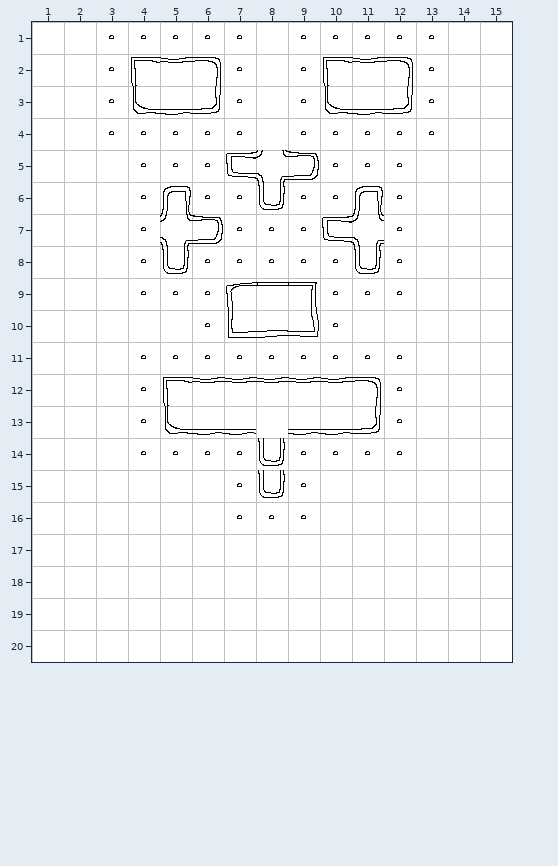
Tiled map: PacMan/Resources/Tilemaps/tilemap.tmx. This is how it looked before the edit.
Cells are 32x32 px. Shown: x 1..15, y 1..20. The old version is drawn lined up with the new one.
Now the later version:
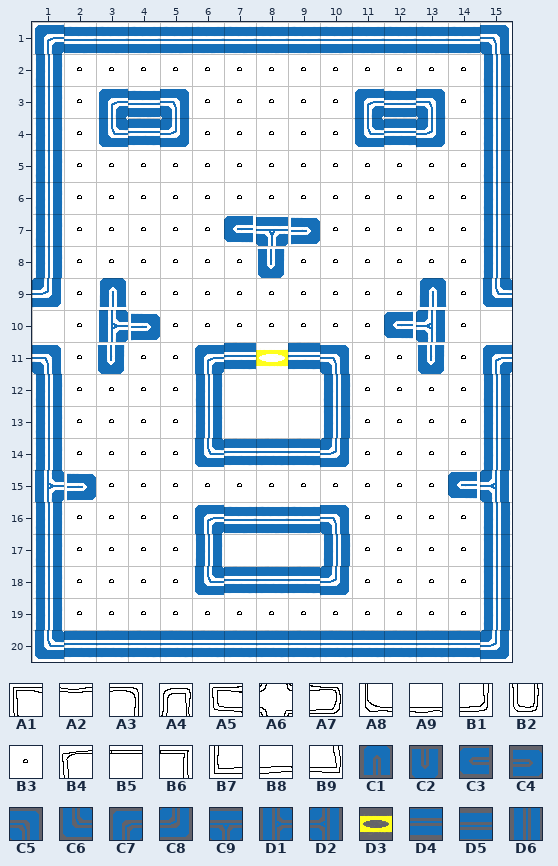
Key: from "MapTiles": A1 0, A2 1, A3 2, A4 4, A5 9, A6 10, A7 11, A8 12, A9 13, B1 14, B2 16, B3 18, B4 27, B5 28, B6 29, B7 33, B8 34, B9 35; from "Pacman": C1 0, C2 0 turned 180, C3 0 turned 270, C4 0 turned 90, C5 1, C6 1 turned 180, C7 1 turned 270, C8 1 turned 90, C9 2, D1 2 turned 270, D2 2 turned 90, D3 4, D4 5, D5 5 turned 180, D6 6.
__ is an empty cell.
From old to new:
map size 15x20 -> 17x22 cells (old content now starts at 1,1; both pictures use the new coordinates)
Layer "Walls":
Tile C1 now appears in row 9 at x 3 and 13.
Tile C2 now appears in row 8 at x 8; in row 11 at x 3 and 13.
Tile C3 now appears in row 7 at x 7; in row 10 at x 12; in row 15 at x 14.
Tile C4 now appears in row 7 at x 9; in row 10 at x 4; in row 15 at x 2.
The author changed tile A9 to tile C5 in row 3 at x 5.
Tile C5 now appears in row 1 at x 15; in row 3 at x 13; in row 11 at x 1 and 10; in row 16 at x 10.
Tile C6 now appears in row 4 at x 3 and 11; in row 9 at x 15; in row 14 at x 6; in row 18 at x 6; in row 20 at x 1.
The author changed tile A9 to tile C7 in row 3 at x 11.
Tile C7 now appears in row 1 at x 1; in row 3 at x 3; in row 11 at x 6 and 15; in row 16 at x 6.
Tile C8 now appears in row 4 at x 5 and 13; in row 9 at x 1; in row 14 at x 10; in row 18 at x 10; in row 20 at x 15.
Tile C9 now appears in row 7 at x 8.
Tile D1 now appears in row 10 at x 3; in row 15 at x 1.
Tile D2 now appears in row 10 at x 13; in row 15 at x 15.
Tile D3 now appears in row 11 at x 8.
The author changed tile B2 to tile D4 in row 14 at x 8.
Tile D4 now appears in row 4 at x 4 and 12; in row 11 at x 7 and 9; in row 14 at x 7 and 9; in row 18 at x 7 to 9; in row 20 at x 2 to 14.
The author changed tile A8 to tile D5 in row 3 at x 4.
The author changed tile B1 to tile D5 in row 3 at x 12.
Tile D5 now appears in row 1 at x 2 to 14; in row 16 at x 7 to 9.
The author changed tile A2 to tile D6 in row 12 at x 6 and 10.
The author changed tile A9 to tile D6 in row 13 at x 6 and 10.
Tile D6 now appears in rows 2 to 8 at x 1 and 15; in rows 12 to 14 at x 1 and 15; in row 16 at x 1 and 15; in row 17 at x 1, 6, 10 and 15; in rows 18 to 19 at x 1 and 15.
The author cleared tile A1 in row 2 at x 4 and 10; in row 12 at x 5.
The author cleared tile A2 in row 2 at x 5 and 11; in row 12 at x 7 to 9.
The author cleared tile A3 in row 2 at x 6 and 12; in row 12 at x 11.
The author cleared tile A4 in row 6 at x 5 and 11.
The author cleared tile A5 in row 5 at x 7; in row 7 at x 10.
The author cleared tile A6 in row 5 at x 8; in row 7 at x 5 and 11.
The author cleared tile A7 in row 5 at x 9; in row 7 at x 6.
The author cleared tile A8 in row 3 at x 10; in row 13 at x 5.
The author cleared tile A9 in row 13 at x 7 and 9.
The author cleared tile B1 in row 3 at x 6; in row 13 at x 11.
The author cleared tile B2 in row 6 at x 8; in row 8 at x 5 and 11; in row 15 at x 8.
The author cleared tile B4 in row 9 at x 7.
The author cleared tile B5 in row 9 at x 8.
The author cleared tile B6 in row 9 at x 9.
The author cleared tile B7 in row 10 at x 7.
The author cleared tile B8 in row 10 at x 8.
The author cleared tile B9 in row 10 at x 9.
Layer "Pacdots":
Tile B3 now appears in row 2 at x 4 to 6 and 10 to 12; in row 3 at x 6 and 10; in row 5 at x 7 to 9; in row 6 at x 5, 8 and 11; in row 7 at x 5 to 6 and 10 to 11; in row 8 at x 5 and 11.
Tile B3 now appears in rows 9 to 10 at x 7 to 9; in rows 12 to 13 at x 5 and 11; in row 15 at x 8.
The author cleared tile B3 in row 1 at x 3 to 7 and 9 to 13; in row 3 at x 3 and 13; in row 4 at x 3 to 5 and 11 to 13; in row 7 at x 7 to 9; in row 8 at x 8; in row 11 at x 6 to 10.
The author cleared tile B3 in row 14 at x 6 to 7 and 9 to 10; in row 16 at x 7 to 9.
Changed places in both pictures, as pixel boxes (x1, y1, x2, y2):
changed: (32, 24, 512, 660)
